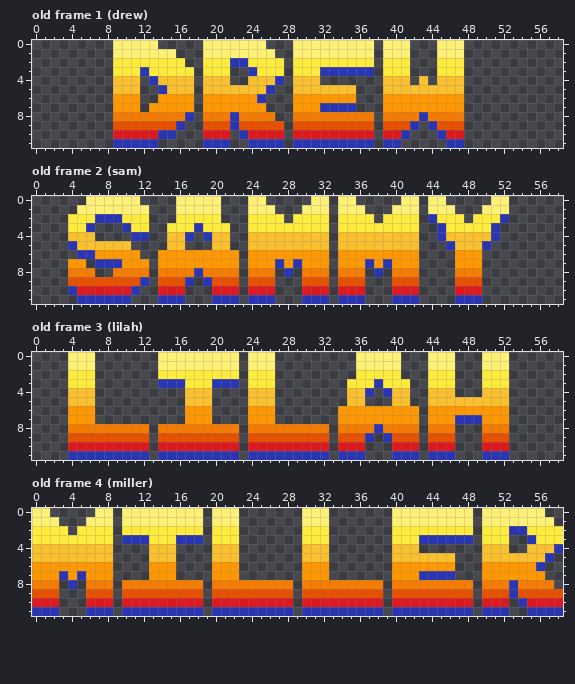
Pixel-art file: assets/ui/names.aseprite. Above is the file before it was changed.
59x12 pixels, 7 frames. Shown: old frame 1 (drew), old frame 2 (sam), old frame 3 (lilah), old frame 4 (miller). The commit also changed other frames, which this record leaves out.
After the commit:
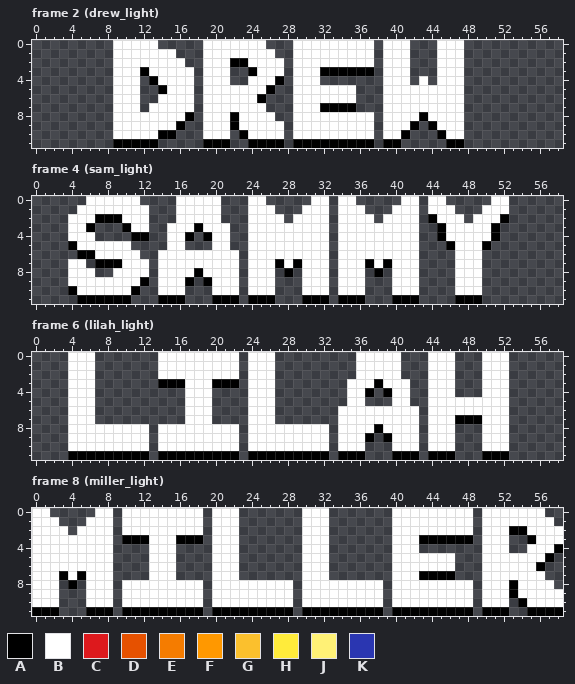
Palette (. is transparent): A #000000  B #ffffff  C #dd191d  D #e65100  E #f57c00  F #ff9800  G #fbc02d  H #ffeb3b  J #fff176  K #2a36b1
A new or re-ordered frame is compared with the old frame closest to it.
What changed:
frames 7 -> 13
Changed rows in their new state; - is an unchanged pixel.
Frame 2 (drew_light) is new; against old frame 1 (drew):
first column x 9:
 0 BBBBB-----BBBBBBB---BBBBBBBBB-BBB---BBB
 1 BBBBBBB---BBBBBBBB--BBBBBBBBB-BBB---BBB
 2 BBBBBBBB--BBBAABBBB-BBBBBBBBB-BBB---BBB
 3 BBBABBBBB-BBB--ABBB-BBBAAAAAA-BBB---BBB
 4 BBB-ABBBB-BBB--BBBA-BBB-------BBB-B-BBB
 5 BBB--ABBB-BBBBBBBA--BBBBBBB---BBBBBBBBB
 6 BBB--BBBB-BBBBBBA---BBBBBBB---BBBBBBBBB
 7 BBB-BBBBB-BBBBBBB---BBBAAAA---BBBBBBBBB
 8 BBBBBBBBA-BBBABBBB--BBBBBBBBB-BBBBABBBB
 9 BBBBBBBA--BBBABBBBB-BBBBBBBBB-BBBA-ABBB
10 BBBBBAA---BBB-ABBBB-BBBBBBBBB-BBA---ABB
11 AAAAA-----AAA--AAAA-AAAAAAAAA-AA-----AA
Frame 4 (sam_light) is new; against old frame 2 (sam):
first column x 4:
 0 --BBBBBB----BBBBB---BB-----BB-BB-----BB-BB-----BB
 1 -BBBBBBBB---BBBBB---BBB---BBB-BBB---BBB-BBB---BBB
 2 BBBAAABBB---BBBBB---BBBB-BBBB-BBBB-BBBB-ABBB-BBBA
 3 BBA---ABB--BBBABBB--BBBBBBBBB-BBBBBBBBB--ABBBBBA-
 4 BBB----AA--BBA-ABB--BBBBBBBBB-BBBBBBBBB--ABBBBBA-
 5 ABBBBBB----BB---BB--BBBBBBBBB-BBBBBBBBB---ABBBA--
 6 -AABBBBB--BBBBBBBBB-BBBBBBBBB-BBBBBBBBB----BBB---
 7 BB-AAABBB-BBBBBBBBB-BBBABABBB-BBBABABBB----BBB---
 8 BBB--BBBB-BBBBABBBB-BBB-A-BBB-BBB-A-BBB----BBB---
 9 BBBBBBBBA-BBBA-ABBB-BBB---BBB-BBB---BBB----BBB---
10 ABBBBBBA--BBB---BBB-BBB---BBB-BBB---BBB----BBB---
11 -AAAAAA---AAA---AAA-AAA---AAA-AAA---AAA----AAA---
Frame 6 (lilah_light) is new; against old frame 3 (lilah):
first column x 4:
 0 BBB-------BBBBBBBBB-BBB---------BBBBB---BBB---BBB
 1 BBB-------BBBBBBBBB-BBB---------BBBBB---BBB---BBB
 2 BBB-------BBBBBBBBB-BBB---------BBBBB---BBB---BBB
 3 BBB-------AAABBBAAA-BBB--------BBBABBB--BBB---BBB
 4 BBB----------BBB----BBB--------BBA-ABB--BBB---BBB
 5 BBB----------BBB----BBB--------BB---BB--BBBBBBBBB
 6 BBB----------BBB----BBB-------BBBBBBBBB-BBBBBBBBB
 7 BBB----------BBB----BBB-------BBBBBBBBB-BBBAAABBB
 8 BBBBBBBBB-BBBBBBBBB-BBBBBBBBB-BBBBABBBB-BBB---BBB
 9 BBBBBBBBB-BBBBBBBBB-BBBBBBBBB-BBBA-ABBB-BBB---BBB
10 BBBBBBBBB-BBBBBBBBB-BBBBBBBBB-BBB---BBB-BBB---BBB
11 AAAAAAAAA-AAAAAAAAA-AAAAAAAAA-AAA---AAA-AAA---AAA
Frame 8 (miller_light) is new; against old frame 4 (miller):
first column x 0:
 0 BB-----BB-BBBBBBBBB-BBB-------BBB-------BBBBBBBBB-BBBBBBB--
 1 BBB---BBB-BBBBBBBBB-BBB-------BBB-------BBBBBBBBB-BBBBBBBB-
 2 BBBB-BBBB-BBBBBBBBB-BBB-------BBB-------BBBBBBBBB-BBBAABBBB
 3 BBBBBBBBB-AAABBBAAA-BBB-------BBB-------BBBAAAAAA-BBB--ABBB
 4 BBBBBBBBB----BBB----BBB-------BBB-------BBB-------BBB--BBBA
 5 BBBBBBBBB----BBB----BBB-------BBB-------BBBBBBB---BBBBBBBA-
 6 BBBBBBBBB----BBB----BBB-------BBB-------BBBBBBB---BBBBBBA--
 7 BBBABABBB----BBB----BBB-------BBB-------BBBAAAA---BBBBBBB--
 8 BBB-A-BBB-BBBBBBBBB-BBBBBBBBB-BBBBBBBBB-BBBBBBBBB-BBBABBBB-
 9 BBB---BBB-BBBBBBBBB-BBBBBBBBB-BBBBBBBBB-BBBBBBBBB-BBBABBBBB
10 BBB---BBB-BBBBBBBBB-BBBBBBBBB-BBBBBBBBB-BBBBBBBBB-BBB-ABBBB
11 AAA---AAA-AAAAAAAAA-AAAAAAAAA-AAAAAAAAA-AAAAAAAAA-AAA--AAAA
Where, in picture pixels (left, top, right, bottom), the same in both pictures:
changed: (113, 40, 464, 148)
changed: (68, 196, 509, 304)
changed: (68, 352, 509, 460)
changed: (32, 508, 563, 616)
